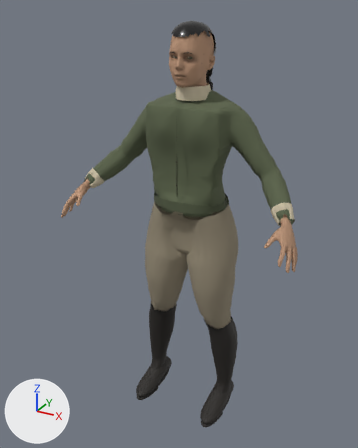
The glTF model web/public/models/characters/woman-scout-lod0.glb as it was, and as the next commit left it.
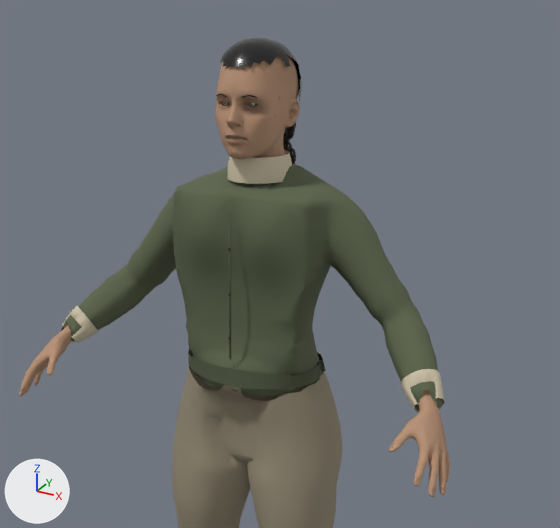
Each version appears first whole from a 50 mm camera at (0.926, -1.838, 1.816) aimed at (-0.036, -0.089, 0.941), and next in a close-up on the part from 14% to 100% of the width and 0% to 65% of the height. Arrows for +X, +Y and +Z are at lower left; the lights stay in place. The last two pictures show the newer version. Vertices at exactly the same position are counted once.

Objects in the first close-up: 'Human_legwear_LOD0', 'Human_outfit_LOD0', 'Human_skin_LOD0'.
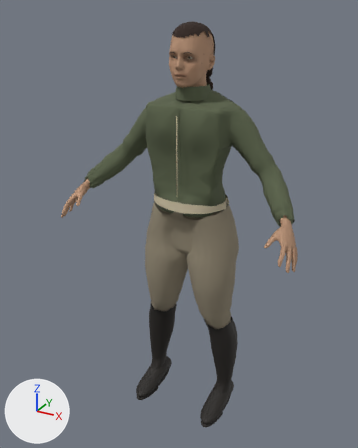
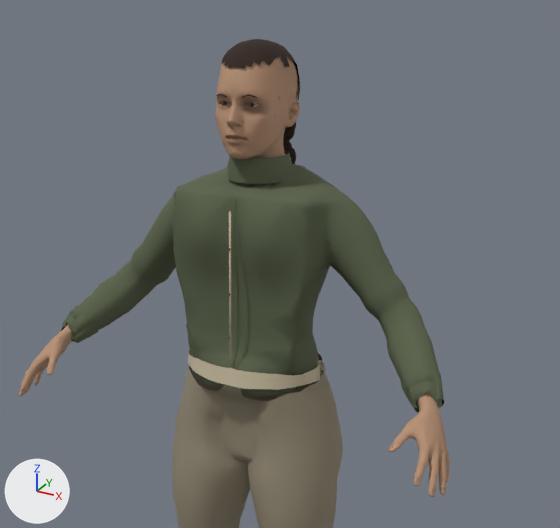
Pixel boxes [x1, y1, x2, y2] of what changed, in the close-ups (560 x 528 px; the box of a moved part takes in the faces that stretch with it):
'Human_outfit_LOD0', recoloured, reshaped
    before: [61, 150, 445, 412]
    after: [61, 150, 444, 413]
'Human_legwear_LOD0', reshaped
    before: [172, 366, 342, 528]
    after: [172, 366, 343, 528]
'Human_skin_LOD0', reshaped
    before: [18, 37, 450, 497]
    after: [18, 39, 450, 497]
part 1 of me_tailored_breeches, moved or reshaped
    both: [188, 366, 338, 481]
part 2 of me_tailored_breeches, surface changed
    both: [201, 384, 271, 425]
part 3 of me_tailored_coat, added
    after: [299, 165, 337, 189]
part 4 of me_tailored_coat, added
    after: [234, 199, 238, 362]
part 5 of me_tailored_coat, moved or reshaped
    both: [62, 163, 444, 411]
part 6 of me_tailored_coat, surface changed
    both: [62, 150, 444, 412]
part 7 of me_exposed_human_skin, moved or reshaped
    before: [220, 37, 302, 101]
    after: [221, 39, 300, 101]

The change, as a diff of the scene's bpy script:
```diff
--- a/web/public/models/characters/woman-scout-lod0.glb.py
+++ b/web/public/models/characters/woman-scout-lod0.glb.py
@@ mat_apparel_atlas @@
 n1 = _N.new('ShaderNodeOutputMaterial'); n1.name = 'Material Output'
+n7 = _N.new('ShaderNodeMix'); n7.name = 'Mix'
+n7.data_type = 'RGBA'
+n7.blend_type = 'MULTIPLY'
+n7.inputs[0].default_value = 1.0  # 'Factor'
+n8 = _N.new('ShaderNodeVertexColor'); n8.name = 'Color Attribute'
 n2 = _N.new('ShaderNodeTexImage'); n2.name = 'Image Texture'
@@ mat_apparel_atlas @@
 n0 = _N.new('ShaderNodeBsdfPrincipled'); n0.name = 'Principled BSDF'
 _L.new(n0.outputs[0], n1.inputs[0])  # 'BSDF' to 'Surface'
-_L.new(n2.outputs[0], n0.inputs[0])  # 'Color' to 'Base Color'
 _L.new(n3.outputs[2], n0.inputs[1])  # 'Blue' to 'Metallic'
@@ mat_apparel_atlas @@
 _L.new(n6.outputs[0], n5.inputs[1])  # 'Color' to 'Color'
+_L.new(n7.outputs[2], n0.inputs[0])  # 'Result' to 'Base Color'
+_L.new(n8.outputs[0], n7.inputs[7])  # 'Color' to 'B'
+_L.new(n2.outputs[0], n7.inputs[6])  # 'Color' to 'A'
@@ mat_skin @@
 n2.inputs[7].default_value = (0.49, 0.29, 0.18, 1.0)  # 'B', brown #ba9376
+n6 = _N.new('ShaderNodeMix'); n6.name = 'Mix.001'
+n6.data_type = 'RGBA'
+n6.blend_type = 'MULTIPLY'
+n6.inputs[0].default_value = 1.0  # 'Factor'
+n7 = _N.new('ShaderNodeVertexColor'); n7.name = 'Color Attribute'
 n3 = _N.new('ShaderNodeTexImage'); n3.name = 'Image Texture'
@@ mat_skin @@
 n4 = _N.new('ShaderNodeNormalMap'); n4.name = 'Normal Map'
 n4.uv_map = 'UVMap'
-n4.inputs[0].default_value = 0.28  # 'Strength'
+n4.inputs[0].default_value = 0.38  # 'Strength'
 n5 = _N.new('ShaderNodeTexImage'); n5.name = 'Image Texture.001'
@@ mat_skin @@
 n2 = _N.new('ShaderNodeMix'); n2.name = 'Mix'
 _L.new(n2.outputs[2], n0.inputs[0])  # 'Result' to 'Base Color'
-_L.new(n3.outputs[0], n2.inputs[6])  # 'Color' to 'A'
 _L.new(n4.outputs[0], n0.inputs[5])  # 'Normal' to 'Normal'
 _L.new(n5.outputs[0], n4.inputs[1])  # 'Color' to 'Color'
+_L.new(n6.outputs[2], n2.inputs[6])  # 'Result' to 'A'
+_L.new(n7.outputs[0], n6.inputs[7])  # 'Color' to 'B'
+_L.new(n3.outputs[0], n6.inputs[6])  # 'Color' to 'A'
@@ me_tailored_breeches @@
-me_tailored_breeches.from_pydata(...)  # 986 vertices, 1833 faces; spans x -0.22..0.22, y -0.174..0.118, z 0.446..1.05
+me_tailored_breeches.from_pydata(...)  # 986 vertices, 1832 faces; spans x -0.221..0.221, y -0.174..0.119, z 0.444..1.05
+# me_tailored_breeches part 1: 3 vertices moved within x 0.003..0.173, y -0.165..-0.019, z 0.69..0.791; 891 vertices removed from x -0.22..0.22, y -0.165..0.118, z 0.446..1.044; 891 vertices added at x -0.221..0.221, y -0.166..0.119, z 0.444..1.044
+# me_tailored_breeches part 2: 32 kept faces spanning x -0.163..0.097, y -0.174..0.07, z 0.924..1.05 get new texture (UV) coordinates
 me_tailored_breeches.materials.append(mat_apparel_atlas)
@@ me_tailored_coat @@
-me_tailored_coat.from_pydata(...)  # 2847 vertices, 5100 faces; spans x -0.487..0.487, y -0.188..0.08, z 0.997..1.533
+me_tailored_coat.from_pydata(...)  # 3464 vertices, 6318 faces; spans x -0.487..0.486, y -0.184..0.082, z 0.998..1.533
+# me_tailored_coat part 3: a new loose piece of 114 vertices spanning x 0.07..0.209, y 0.015..0.043, z 1.407..1.506, in mat_apparel_atlas
+# me_tailored_coat part 4: a new loose piece of 103 vertices spanning x -0.001..0.001, y -0.155..-0.107, z 1.084..1.469, in mat_apparel_atlas
+# me_tailored_coat part 5: 288 vertices moved from x -0.48..0.487, y -0.188..0.08, z 1.0..1.491 to x -0.481..0.486, y -0.18..0.08, z 0.999..1.492; 1689 vertices removed from x -0.485..0.485, y -0.186..0.08, z 0.997..1.503; 1687 vertices added at x -0.485..0.483, y -0.184..0.081, z 0.998..1.502
+# me_tailored_coat part 6: 1414 kept faces spanning x -0.487..0.486, y -0.18..0.08, z 0.999..1.533 get new texture (UV) coordinates
+# other edits to the shape of me_tailored_coat do not show in these pictures
 me_tailored_coat.materials.append(mat_apparel_atlas)
@@ me_exposed_human_skin @@
-me_exposed_human_skin.from_pydata(...)  # 8732 vertices, 17113 faces; spans x -0.537..0.537, y -0.323..0.13, z 0.942..1.766
+me_exposed_human_skin.from_pydata(...)  # 8732 vertices, 17113 faces; spans x -0.537..0.537, y -0.323..0.13, z 0.942..1.763
+# me_exposed_human_skin part 7: 171 of 8732 vertices moved; they spanned x -0.081..0.081, y -0.151..0.056, z 1.639..1.766 and now span x -0.078..0.078, y -0.151..0.053, z 1.64..1.763; mean shift (0.0, 0.0, -0.001); largest move (-0.032, -0.141, 1.712) -> (-0.031, -0.138, 1.713)
+# me_exposed_human_skin part 8: vertex colours changed
 me_exposed_human_skin.materials.append(mat_skin)
```
